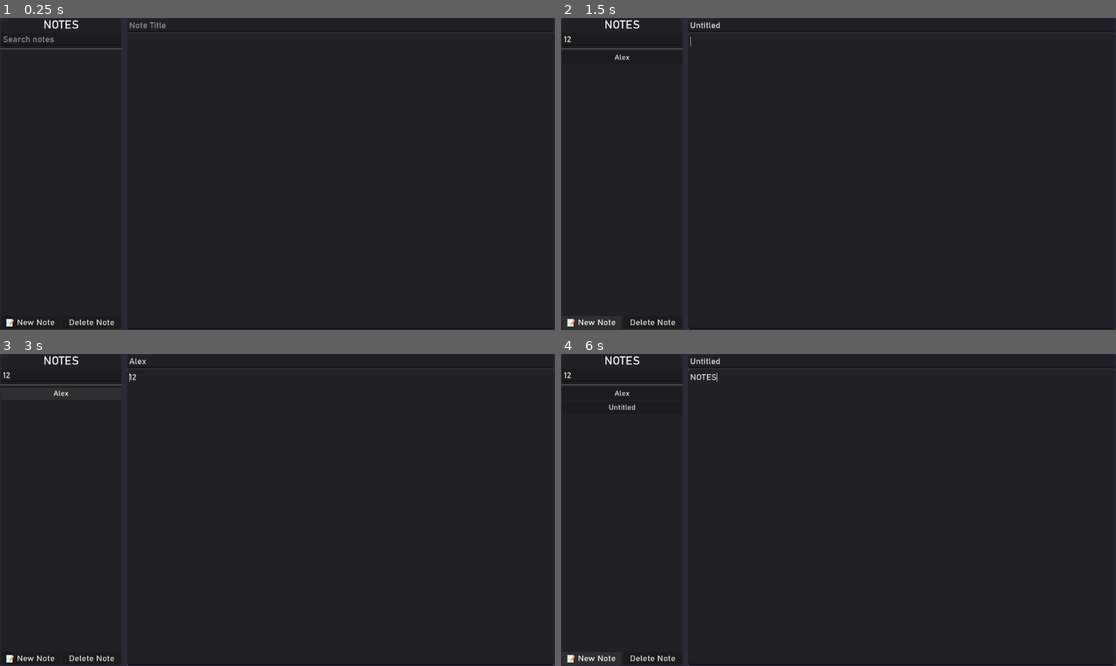
Above: before the commit, frames 1-4 (two rows, left to right).
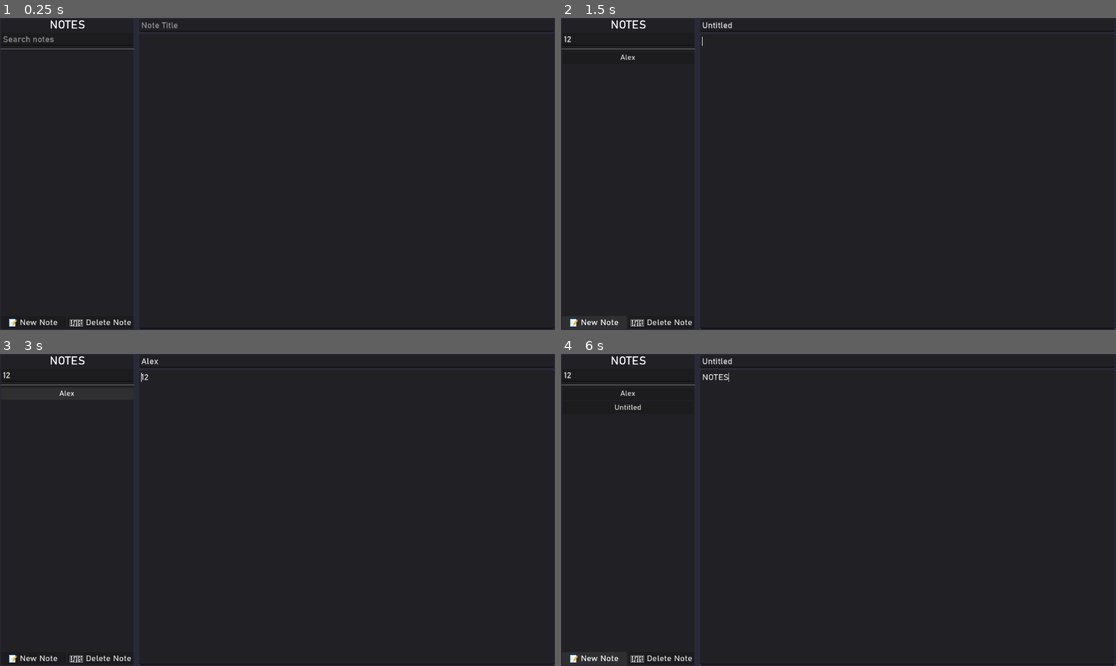
Above: after the commit, the same moments.

Repository: FroglightInteractive/FroglightNotes
Game: Godot game, scene res://scenes/main_window.tscn
The game is run twice, just before and just after one commit, with the same random seed, the same clock (stepped at 60 frames per second) and the same inputs.
Inputs (mouse positions are in pixels of both pictures, inside the frame that each line leads up to):
- Up to frame 1 (0.25 s): no input
- Up to frame 2 (1.5 s): click (622, 39) at 0.52 s; type "12" at 0.6 s; click (899, 24) at 0.75 s; type "Alex" at 0.83 s; click (899, 180) at 0.98 s; type "12" at 1.07 s; click "📝 New Note" at 1.25 s
- Up to frame 3 (3 s): click "📝 New Note" at 2 s; click "Alex" at 2.75 s
- Up to frame 4 (6 s): click "Alex" at 3.5 s; click "Alex" at 4.25 s; click "📝 New Note" at 5 s; type "NOTES" at 5.75 s

The runs differ from the first frame. In frame 1, 0.6% of the frame differs, in the area x 1-33%, y 0-100%; in frame 2, 0.7%; in frame 3, 0.6%; in frame 4, 0.9%, in the area x 1-31%, y 0-100%.

Commit message:
add delete note icon

Diff:
--- a/scenes/main_window.tscn
+++ b/scenes/main_window.tscn
@@ -60,7 +60,7 @@
 grow_vertical = 2
 
 [node name="NoteList" type="Panel" parent="MarginContainer/VBoxContainer/MainUI/HSplitContainer"]
-custom_minimum_size = Vector2(250, 0)
+custom_minimum_size = Vector2(275, 0)
 layout_mode = 2
 
 [node name="VBoxContainer" type="VBoxContainer" parent="MarginContainer/VBoxContainer/MainUI/HSplitContainer/NoteList"]
@@ -119,7 +119,7 @@
 focus_mode = 0
 theme_override_fonts/font = ExtResource("2_52e18")
 theme_override_font_sizes/font_size = 18
-text = "Delete Note"
+text = "🗑️ Delete Note"
 
 [node name="VBoxContainer" type="VBoxContainer" parent="MarginContainer/VBoxContainer/MainUI/HSplitContainer"]
 custom_minimum_size = Vector2(500, 0)
